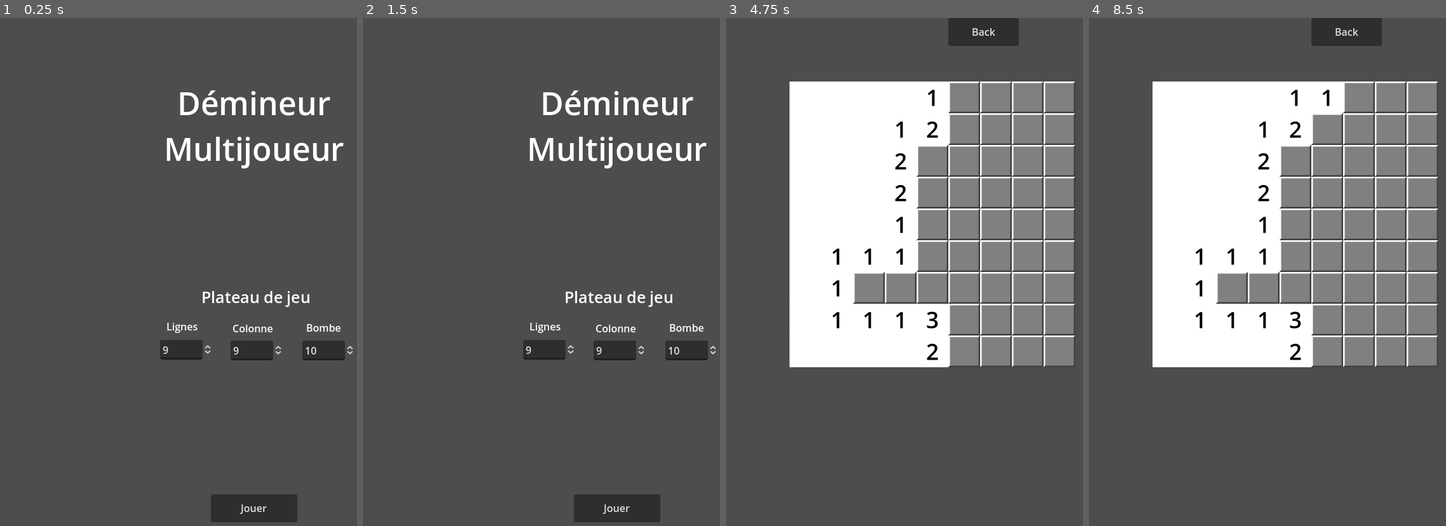
Above: before the commit, frames 1-4 (left to right).
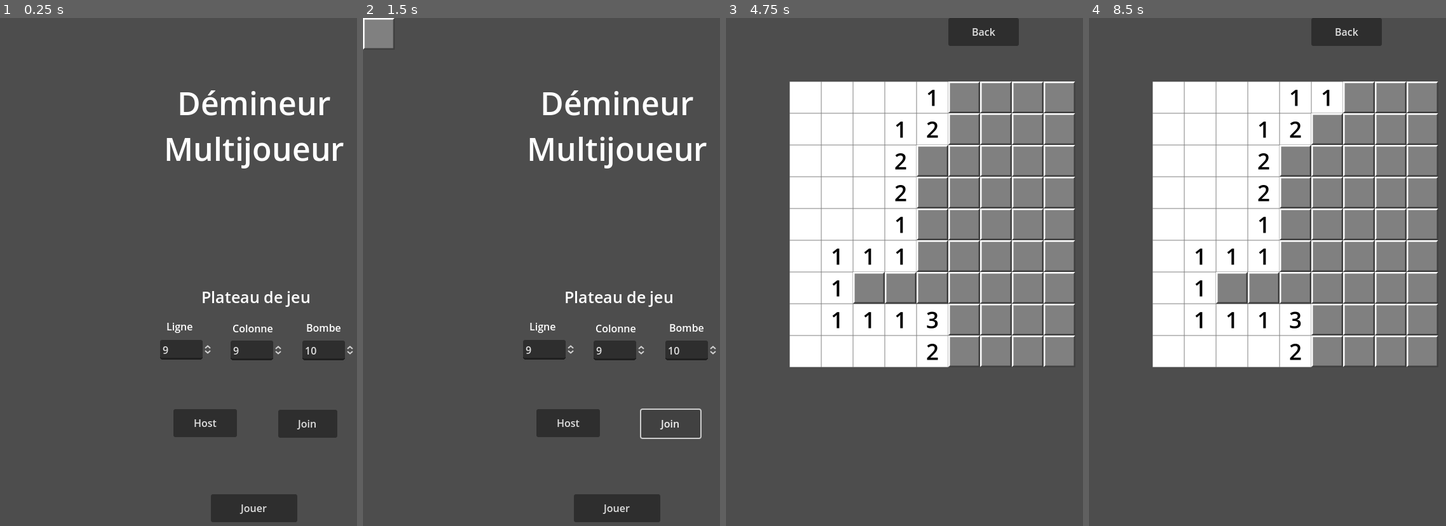
Above: after the commit, the same moments.

Repository: Jean-JacquesValmont/DemineurMultijoueur
Game: Godot game, scene res://Scene/Menu.tscn
The game is run twice, just before and just after one commit, with the same random seed, the same clock (stepped at 60 frames per second) and the same inputs.
Inputs (mouse positions are in pixels of both pictures, inside the frame that each line leads up to):
- Up to frame 1 (0.25 s): no input
- Up to frame 2 (1.5 s): click (566, 424) at 0.5 s, where only the run after the commit has a clickable "Host"; click (670, 424) at 1.25 s, where only the run after the commit has a clickable "Join"
- Up to frame 3 (4.75 s): click "Jouer" at 2 s; click "Back" at 2.75 s; click "Jouer" at 3.5 s; tap Enter at 4.25 s; move the mouse to (804, 99) at 4.27 s; click (804, 99) at 4.42 s
- Up to frame 4 (8.5 s): tap Space at 5, 6.5, 8 s; move the mouse to (1199, 99) at 5.02 s; click (1199, 99) at 5.17 s; tap Enter at 5.75, 7.25 s; move the mouse to (1231, 99) at 5.77 s; click (1231, 99) at 5.92 s; move the mouse to (1263, 99) at 6.52 s; click (1263, 99) at 6.67 s; move the mouse to (1296, 99) at 7.27 s; click (1296, 99) at 7.42 s; move the mouse to (1328, 99) at 8.02 s; click (1328, 99) at 8.17 s

The runs differ from the first frame. In frame 1, 1.9% of the frame differs, in the area x 48-95%, y 60-83%; in frame 2, 1.6%; in frame 3, 1.7%; in frame 4, 1.7%.

Commit message:
Add multiplayer host, join and click synchronize. Miss synchronize board game.

Diff:
--- a/Scene/Menu.tscn
+++ b/Scene/Menu.tscn
@@ -26,6 +26,22 @@
 Multijoueur"
 horizontal_alignment = 1
 vertical_alignment = 1
+
+[node name="ButtonHost" type="Button" parent="."]
+layout_mode = 0
+offset_left = 273.0
+offset_top = 616.0
+offset_right = 373.0
+offset_bottom = 660.0
+text = "Host"
+
+[node name="ButtonJoin" type="Button" parent="."]
+layout_mode = 0
+offset_left = 438.0
+offset_top = 617.0
+offset_right = 531.0
+offset_bottom = 661.0
+text = "Join"
 
 [node name="ButtonPlay" type="Button" parent="."]
 layout_mode = 1
@@ -71,7 +87,7 @@
 offset_top = 88.0
 offset_right = 311.0
 offset_bottom = 111.0
-text = "Lignes"
+text = "Ligne"
 
 [node name="NumberOfColumn" type="Label" parent="Settings"]
 layout_mode = 0
@@ -137,6 +153,12 @@
 grow_vertical = 2
 theme_override_font_sizes/font_size = 15
 
+[node name="MultiplayerSpawner" type="MultiplayerSpawner" parent="."]
+_spawnable_scenes = PackedStringArray("res://Scene/Square.tscn")
+spawn_path = NodePath("..")
+
+[connection signal="pressed" from="ButtonHost" to="." method="_on_button_host_pressed"]
+[connection signal="pressed" from="ButtonJoin" to="." method="_on_button_join_pressed"]
 [connection signal="button_down" from="ButtonPlay" to="." method="_on_button_play_button_down"]
 [connection signal="value_changed" from="Settings/SpinBoxLine" to="." method="_on_spin_box_line_value_changed"]
 [connection signal="value_changed" from="Settings/SpinBoxColumn" to="." method="_on_spin_box_column_value_changed"]
--- a/Scene/Square.tscn
+++ b/Scene/Square.tscn
@@ -8,6 +8,11 @@
 
 [sub_resource type="RectangleShape2D" id="RectangleShape2D_d7kvq"]
 size = Vector2(100, 100)
+
+[sub_resource type="SceneReplicationConfig" id="SceneReplicationConfig_851ph"]
+properties/0/path = NodePath(".:position")
+properties/0/spawn = true
+properties/0/replication_mode = 1
 
 [node name="Square" type="Sprite2D"]
 scale = Vector2(0.5, 0.5)
@@ -45,4 +50,7 @@
 horizontal_alignment = 1
 vertical_alignment = 1
 
+[node name="MultiplayerSynchronizer" type="MultiplayerSynchronizer" parent="."]
+replication_config = SubResource("SceneReplicationConfig_851ph")
+
 [connection signal="input_event" from="Area2D" to="." method="_on_area_2d_input_event"]
--- a/Script/GlobalVariable.gd
+++ b/Script/GlobalVariable.gd
@@ -1,5 +1,6 @@
 extends Node
 
+var peer = ENetMultiplayerPeer.new()
 var boardGame = []
 var line = 9
 var column = 9
--- a/Script/Menu.gd
+++ b/Script/Menu.gd
@@ -1,14 +1,29 @@
 extends Control
 
+@export var player_scene: PackedScene = preload("res://Scene/Square.tscn")
 
 # Called when the node enters the scene tree for the first time.
 func _ready():
 	pass # Replace with function body.
 
-
 # Called every frame. 'delta' is the elapsed time since the previous frame.
 func _process(delta):
 	pass
+
+func _on_button_host_pressed():
+	GlobalVariable.peer.create_server(135)
+	multiplayer.multiplayer_peer = GlobalVariable.peer
+	multiplayer.peer_connected.connect(_add_player)
+	_add_player()
+
+func _add_player(id = 1):
+	var player = player_scene.instantiate()
+	player.name = str(id)
+	call_deferred("add_child",player)
+
+func _on_button_join_pressed():
+	GlobalVariable.peer.create_client("localhost", 135)
+	multiplayer.multiplayer_peer = GlobalVariable.peer
 
 func _on_spin_box_line_value_changed(value):
 	GlobalVariable.line = get_node("Settings/SpinBoxLine").value
@@ -19,10 +34,13 @@
 func _on_spin_box_bomb_value_changed(value):
 	GlobalVariable.bomb = get_node("Settings/SpinBoxBomb").value
 
+@rpc("any_peer", "call_local") func changeScene():
+	get_tree().change_scene_to_file("res://Scene/Game.tscn")
+
 func _on_button_play_button_down():
 	var sizeBoard = GlobalVariable.line * GlobalVariable.column
 
 	if GlobalVariable.bomb*2 >= sizeBoard:
 		get_node("Settings/ErrorText").text = "Le nombre de bombes est trop important pour la taille du tableau."
 	else:
-		get_tree().change_scene_to_file("res://Scene/Game.tscn")
+		rpc("changeScene")
--- a/Script/Square.gd
+++ b/Script/Square.gd
@@ -20,27 +20,30 @@
 	if GlobalVariable.bombExplosed == false and GlobalVariable.winGame == false:
 		if event is InputEventMouseButton:
 			if event.button_index == MOUSE_BUTTON_LEFT and event.is_released():
-				if GlobalVariable.firstSquareClicked == false:
-					get_node("SquareEmpty").visible = true
-					placeBombs(GlobalVariable.bomb)
-					hasClicked = true
-					GlobalVariable.boardGame[i][j] = "reveal"
-					GlobalVariable.firstSquareClicked = true
-				elif GlobalVariable.firstSquareClicked == true:
-					if GlobalVariable.boardGame[i][j] == "reveal":
-						return
-					elif GlobalVariable.boardGame[i][j] == "hidden":
-						get_node("SquareEmpty").visible = true
-						GlobalVariable.boardGame[i][j] = "reveal"
-						hasClicked = true
-					elif GlobalVariable.boardGame[i][j] == "bomb":
-						get_node("SquareWithBomb").visible = true
-						GlobalVariable.bombExplosed = true
+				rpc("clickSquare")
 			if event.button_index == MOUSE_BUTTON_RIGHT and event.is_released():
 				if get_node("SquareWithFlag").visible == false and get_node("SquareEmpty").visible == false:
 					get_node("SquareWithFlag").visible = true
 				elif get_node("SquareWithFlag").visible == true:
 					get_node("SquareWithFlag").visible = false
+
+@rpc("any_peer", "call_local") func clickSquare():
+	if GlobalVariable.firstSquareClicked == false:
+		get_node("SquareEmpty").visible = true
+		placeBombs(GlobalVariable.bomb)
+		hasClicked = true
+		GlobalVariable.boardGame[i][j] = "reveal"
+		GlobalVariable.firstSquareClicked = true
+	elif GlobalVariable.firstSquareClicked == true:
+		if GlobalVariable.boardGame[i][j] == "reveal":
+			return
+		elif GlobalVariable.boardGame[i][j] == "hidden":
+			get_node("SquareEmpty").visible = true
+			GlobalVariable.boardGame[i][j] = "reveal"
+			hasClicked = true
+		elif GlobalVariable.boardGame[i][j] == "bomb":
+			get_node("SquareWithBomb").visible = true
+			GlobalVariable.bombExplosed = true
 
 func placeBombs(numberOfBomb):
 	var placedBombs = 0
@@ -128,3 +131,6 @@
 				if GlobalVariable.boardGame[f][ff] == "hidden":
 					return
 	GlobalVariable.winGame = true
+
+func _enter_tree():
+	set_multiplayer_authority(name.to_int())
Binary file changed: Image/SquareEmpty.png
Binary file changed: Image/SquareWithFlag.png
Not shown: 1 places in Scene/Square.tscn that only renumber resources
